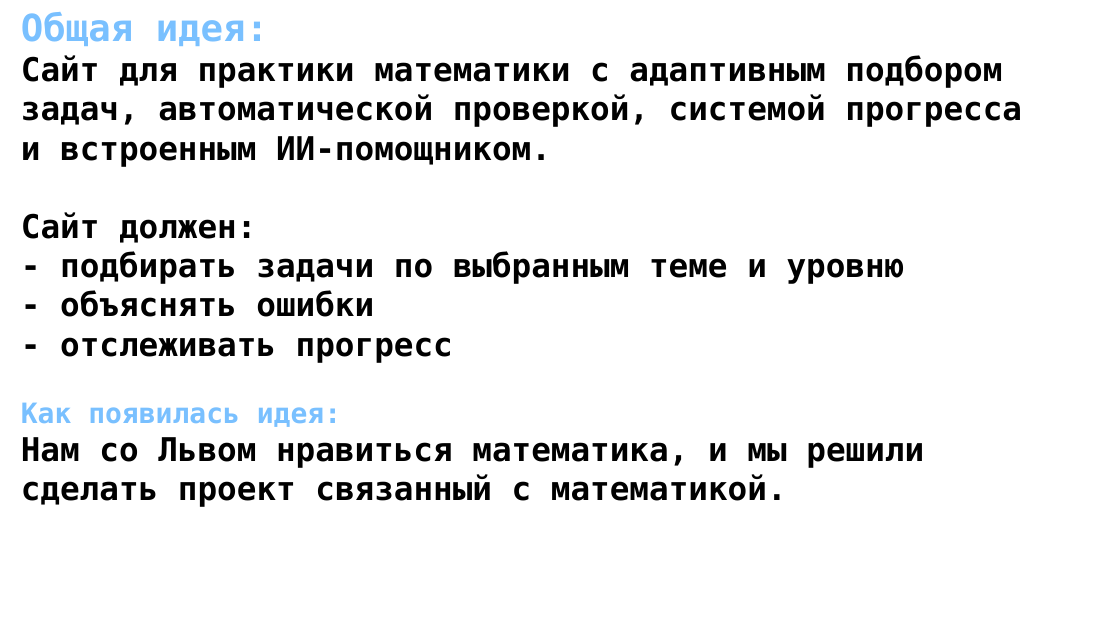
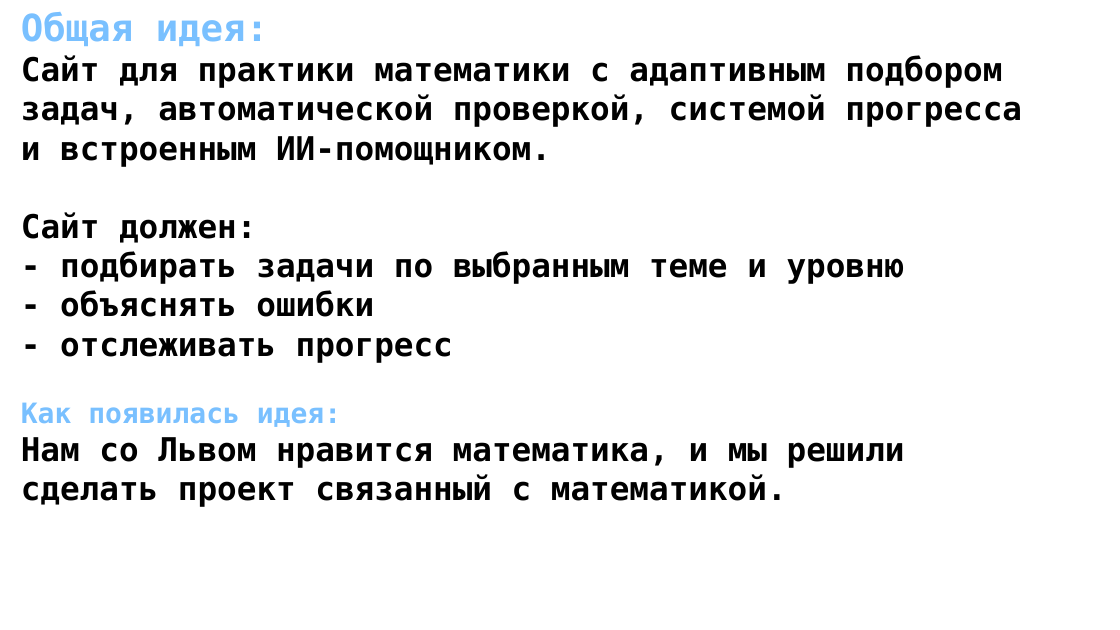
Before and after one commit to levbush/Math-bot, a slide deck: slide 2 of prez/Math-website.pptx. Drawn at 1120x630 pixels with LibreOffice and Linux fonts; fonts in the diff are those of the drawing. Boxes give left, top, right and bottom in pixels: in the first picture for what was removed or moved away, otherwise in the second. Text is boxed around its words. In the diff, an @@ line names an element or a change of style, - is before the commit and + after.

```diff
--- a/prez/Math-website.pptx
+++ b/prez/Math-website.pptx
@@ text at bbox=[21, 437, 905, 507]: text changed @@
-Нам со Львом нравиться математика, и мы решили сделать проект связанный с математикой.
+Нам со Львом нравится математика, и мы решили сделать проект связанный с математикой.
```
Also in this commit, not shown: 2 other slides changed, 1 other file.
